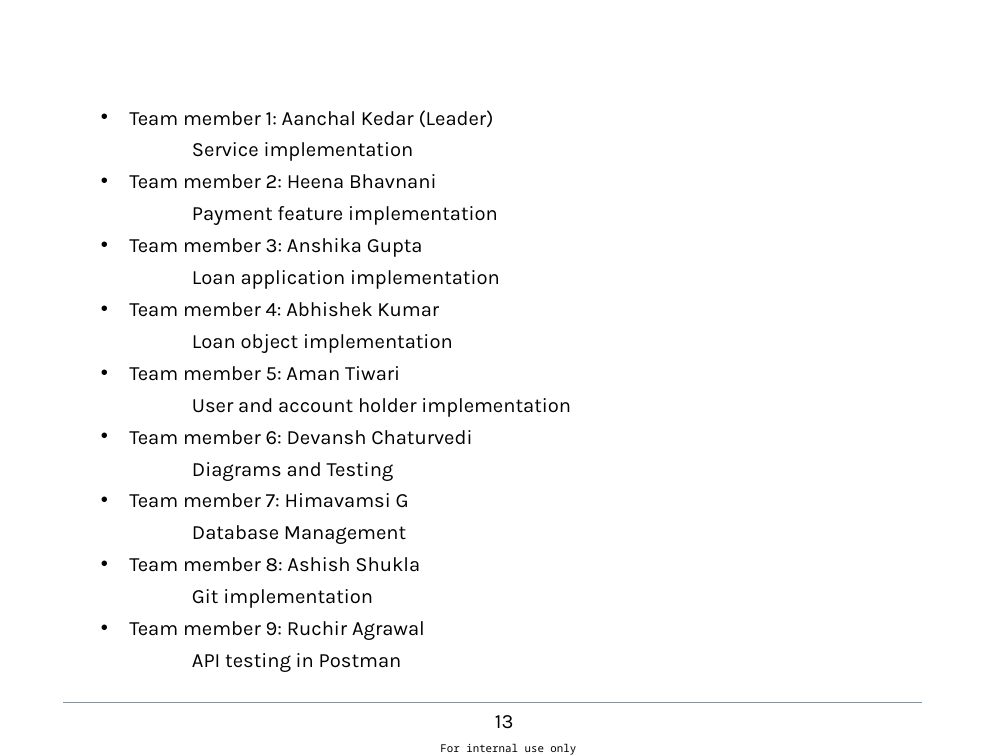
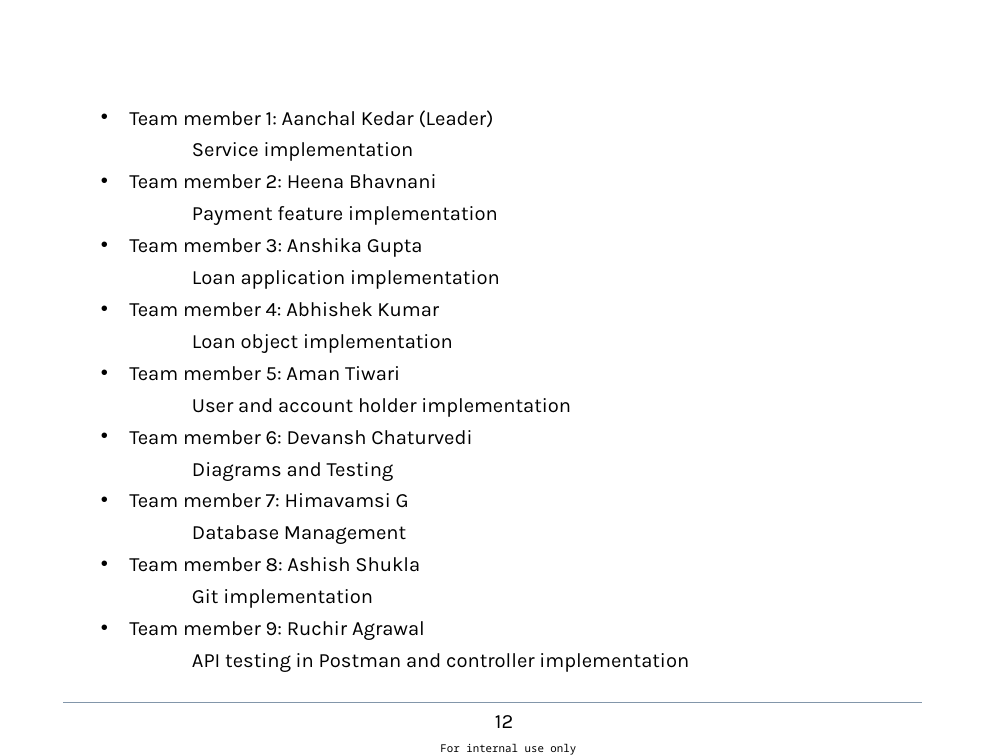
Before and after one commit to ruchira559/homeLoanSystem, a slide deck: slide 13 of Home Loan System Presentation.pptx (slide 14 before the commit). Drawn at 1008x756 pixels with LibreOffice and Linux fonts; fonts in the diff are those of the drawing; background and template pictures are left out. Boxes give left, top, right and bottom in pixels: in the first picture for what was removed or moved away, otherwise in the second. Text is boxed around its words. In the diff, an @@ line names an element or a change of style, - is before the commit and + after.

Commit message:
ppt

```diff
--- a/Home Loan System Presentation.pptx
+++ b/Home Loan System Presentation.pptx
@@ subtitle at (192, 653, 689, 672): text changed @@
-  API testing in Postman
+  API testing in Postman and controller implementation
@@ page number at (495, 715, 513, 728): text changed @@
-13
+12
```
Also in this commit, not shown: 1 other slide changed, 1 slide added, 2 slides removed.
